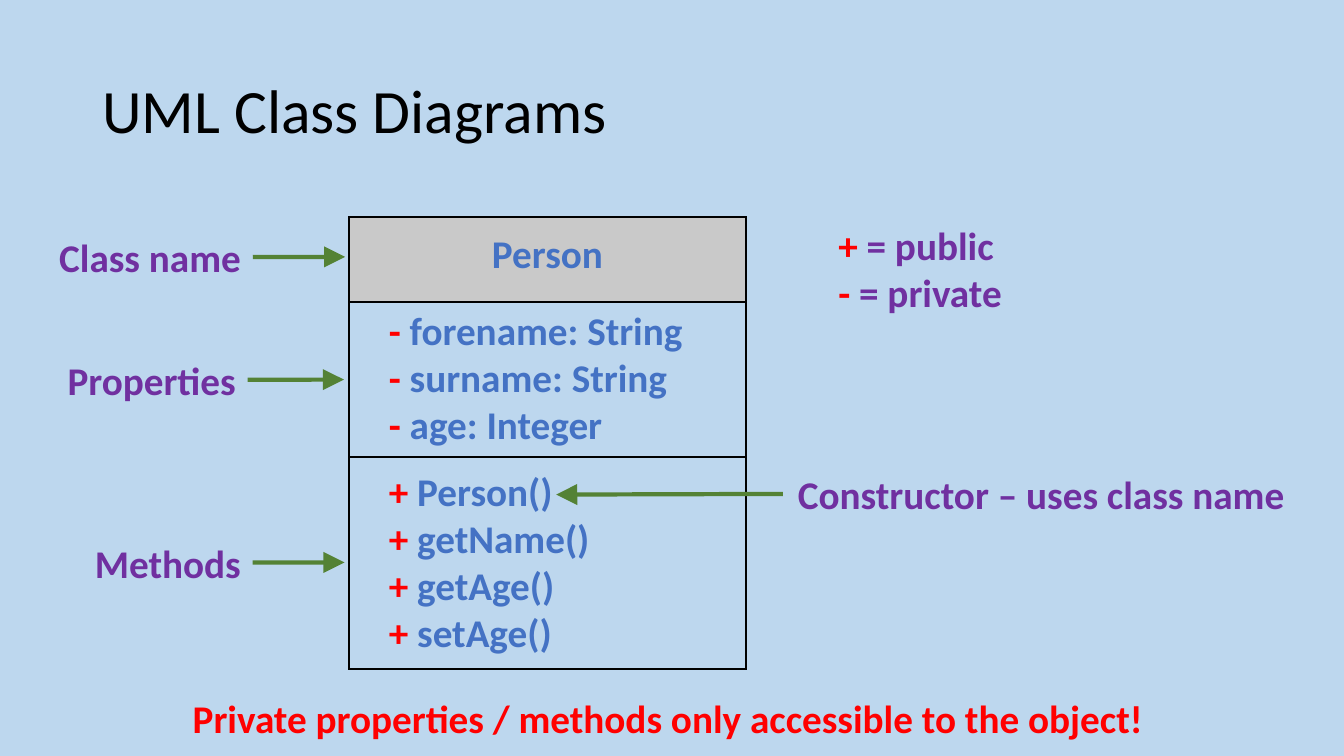
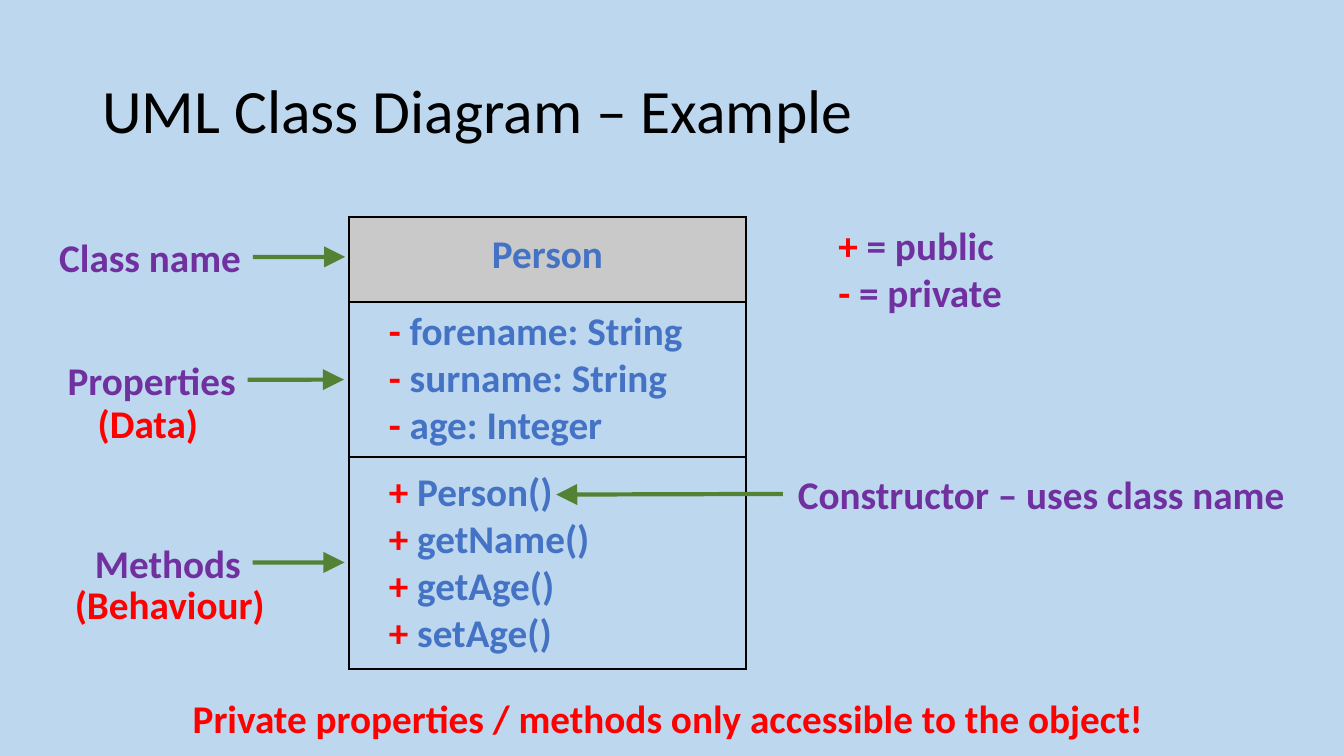
Before and after one commit to MrFriendCS/MrFriendCS.github.io, a slide deck: slide 22 of ah-cs/sdd/AH CS SDD Slides.pptx (slide 20 before the commit). Drawn at 1344x756 pixels with LibreOffice and Linux fonts; fonts in the diff are those of the drawing. Boxes give left, top, right and bottom in pixels: in the first picture for what was removed or moved away, otherwise in the second. Text is boxed around its words. In the diff, an @@ line names an element or a change of style, - is before the commit and + after.

```diff
--- a/ah-cs/sdd/AH CS SDD Slides.pptx
+++ b/ah-cs/sdd/AH CS SDD Slides.pptx
@@ title at [102, 90, 852, 144]: text changed @@
-UML Class Diagrams
+UML Class Diagram – Example
@@ text added at [98, 409, 199, 444], 28 pt, text #FF0000, bold @@
+(Data)
@@ text added at [75, 590, 265, 625], 28 pt, text #FF0000, bold @@
+(Behaviour)
```
Also in this commit, not shown: 4 other slides changed, 4 slides added, 2 other files.
